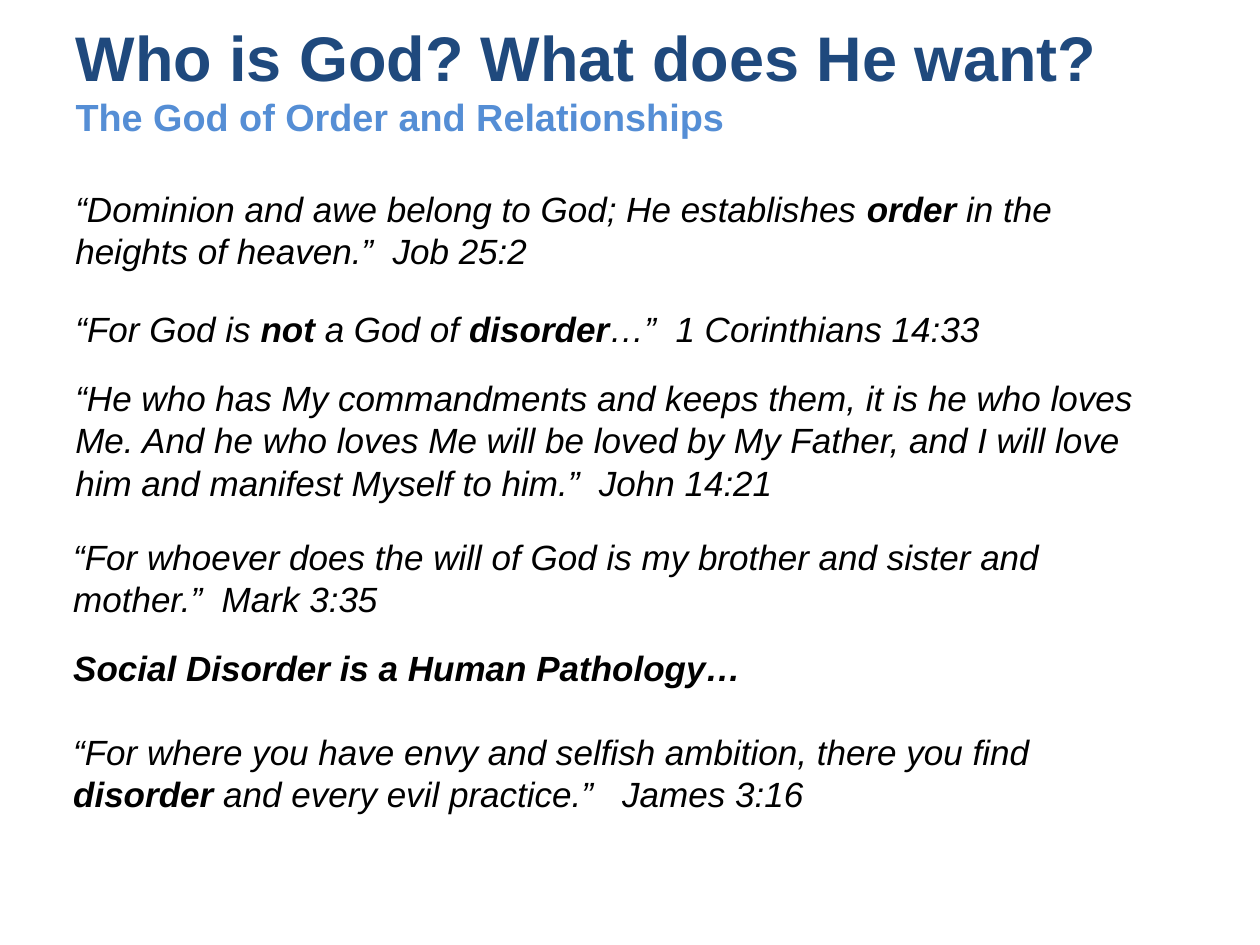
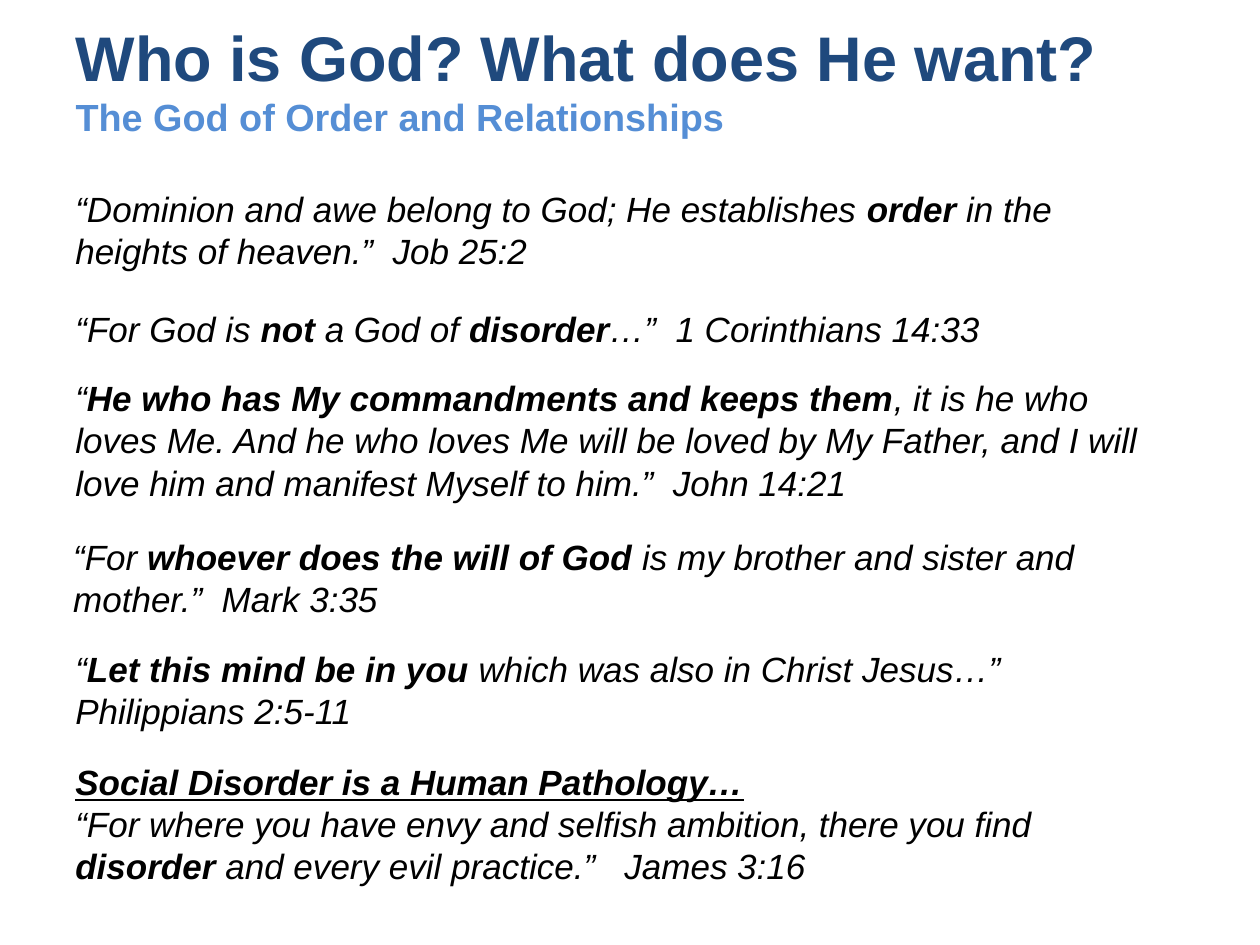
Before and after one commit to UsefulEngines/EvangelismPublic, a slide deck: slide 9 of 2025-Q3/Unity2/2025-07-13-Unity2.pptx (slide 10 before the commit). Drawn at 1260x945 pixels with LibreOffice and Linux fonts; fonts in the diff are those of the drawing. Boxes give left, top, right and bottom in pixels: in the first picture for what was removed or moved away, otherwise in the second. Text is boxed around its words. In the diff, an @@ line names an element or a change of style, - is before the commit and + after.

```diff
--- a/2025-Q3/Unity2/2025-07-13-Unity2.pptx
+++ b/2025-Q3/Unity2/2025-07-13-Unity2.pptx
@@ text "“He who has My commandments ..." at bbox=[75, 385, 1137, 502]: bold on in "“He who has My commandments and keeps ..." @@
@@ text "“For whoever does the will ..." at bbox=[73, 544, 1074, 613]: bold on in "whoever does the will of God" @@
@@ text added at bbox=[75, 656, 1000, 731], 20 pt, text #000000, italic @@
+“Let this mind be in you which was also in Christ Jesus…” Philippians 2:5-11
@@ text "Social Disorder is a Human ...": place and size @@
-text "Social Disorder is a Human ..." at bbox=[73, 655, 1029, 814]
+text "Social Disorder is a Human ..." at bbox=[75, 769, 1031, 886]
@@ text at bbox=[75, 769, 742, 802]: underline on in "Social Disorder is a Human Pathology…" @@
```
Also in this commit, not shown: 3 other slides changed, 4 slides added, 9 slides removed, 4 other files.
